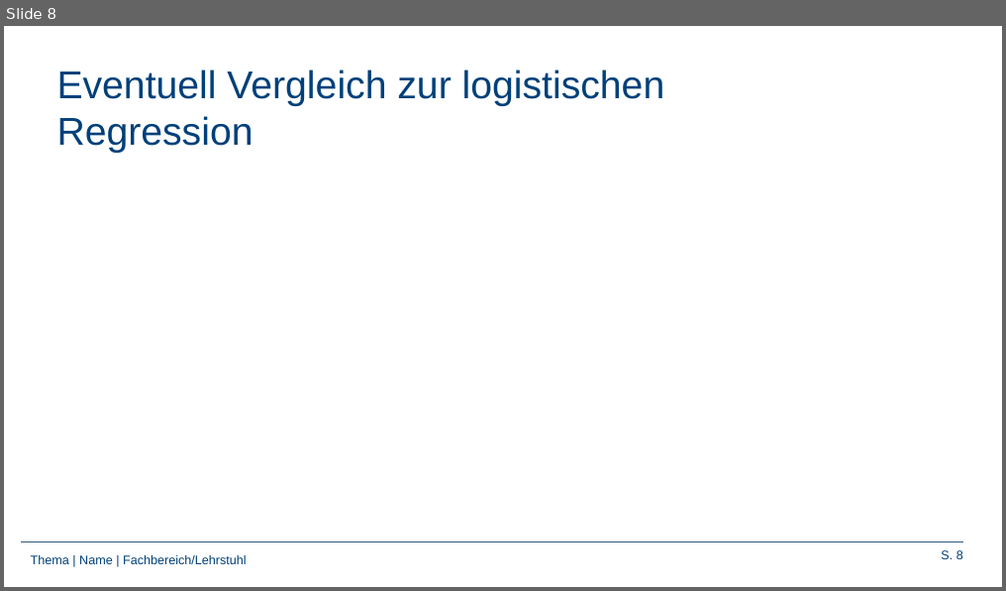
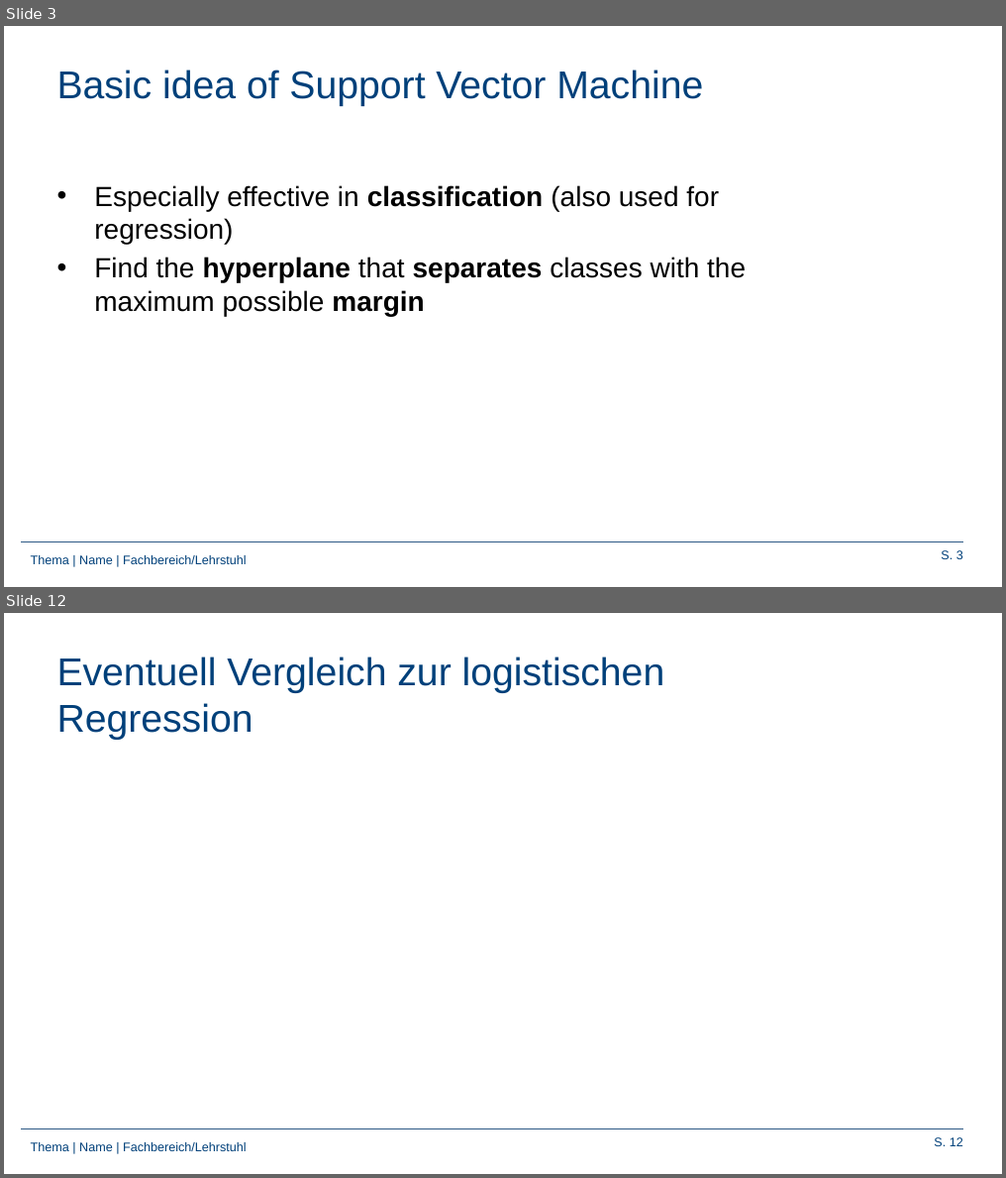
Before and after one commit to Frandersch/Statistical-Machine-Learning, a slide deck: Präsentation/Support Vector Machines.pptx. Shown one above the other, each under a label of ours: slide 8 before the commit, slides 3 and 12 after it; the slides between them are not shown. The pictures are 1006x591 and 1006x1178 pixels, drawn with LibreOffice and Linux fonts; fonts in the diff are those of the drawing; background and template pictures are left out. Boxes give left, top, right and bottom in pixels: in the first picture for what was removed or moved away, otherwise in the second. Text is boxed around its words. In the diff, an @@ line names an element or a change of style, - is before the commit and + after.

```diff
--- a/Präsentation/Support Vector Machines.pptx
+++ b/Präsentation/Support Vector Machines.pptx
@@ slide 3 added at (4, 26, 1002, 587), background #FFFFFF; not listed: 3 template elements that a slide beside it also shows @@
@@ title added at (57, 70, 703, 106), 28 pt, text #00407A @@
+Basic idea of Support Vector Machine
@@ text added at (94, 185, 746, 316), 20 pt, text #000000 @@
+• Especially effective in classification (also used for regression)
+• Find the hyperplane that separates classes with the maximum possible margin
@@ what was slide 8 is now slide 12 @@
@@ page number at (934, 1138, 963, 1147): text changed @@
-S. 8
+S. 12
```
Also in this commit, not shown: 2 slides changed, 8 other slides added, 5 slides removed.
